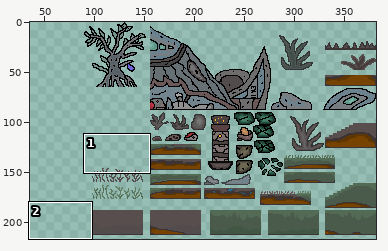
A sprite sheet gets an edit: myOwnGame/Assets/Sprites/test_character/New_Graphic/items.png. The first picture is a wide view before the edit; the outline marks the close-up.
Close-up. Before:
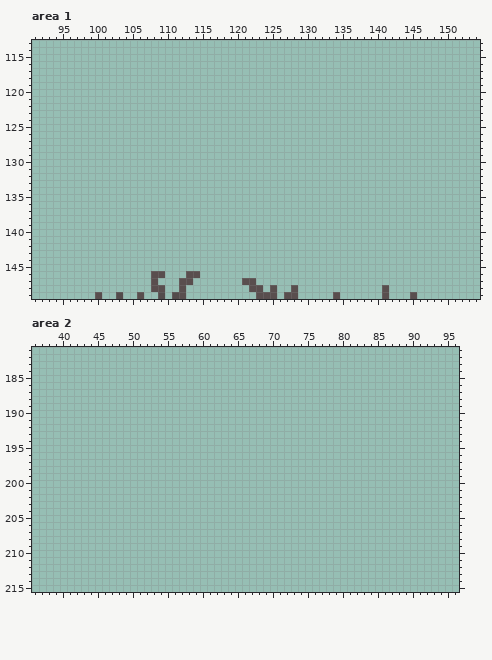
The file is 382x233 pixels. Pixels under 10% opacity are left out. Colours within 5 levels of each other are drawn and written as one. Shown: area 1: x 91..154, y 113..149; area 2: x 36..96, y 181..215. The wide view leaves out empty margins.
The same view after the edit:
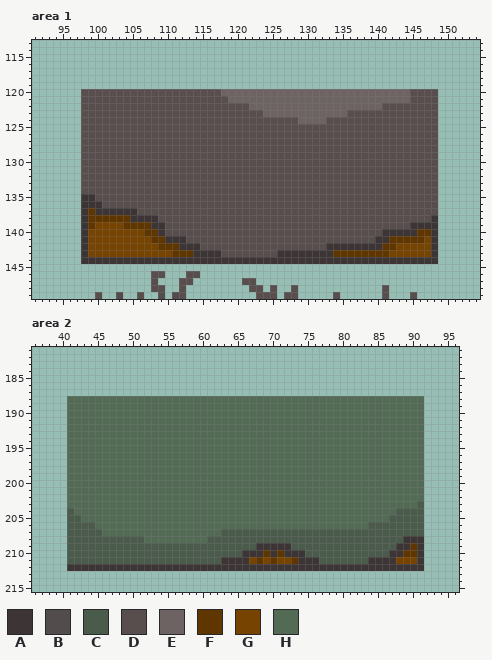
Palette (. is transparent): A #3d3535  B #534c4c  C #4a5b4c  D #594e4e  E #6d6363  F #603600  G #774300  H #536b55
From old to new:
--- area 1
@@ x 91..154 @@
 119 ................................................................
-120 ................................................................
-121 ................................................................
-122 ................................................................
-123 ................................................................
-124 ................................................................
-125 ................................................................
-126 ................................................................
-127 ................................................................
-128 ................................................................
-129 ................................................................
-130 ................................................................
-131 ................................................................
-132 ................................................................
-133 ................................................................
-134 ................................................................
-135 ................................................................
-136 ................................................................
-137 ................................................................
-138 ................................................................
-139 ................................................................
-140 ................................................................
-141 ................................................................
-142 ................................................................
-143 ................................................................
-144 ................................................................
+120 .......DDDDDDDDDDDDDDDDDDDDEEEEEEEEEEEEEEEEEEEEEEEEEEEDDDD......
+121 .......DDDDDDDDDDDDDDDDDDDDDEEEEEEEEEEEEEEEEEEEEEEEEEEDDDD......
+122 .......DDDDDDDDDDDDDDDDDDDDDDDDEEEEEEEEEEEEEEEEEEEDDDDDDDD......
+123 .......DDDDDDDDDDDDDDDDDDDDDDDDDDEEEEEEEEEEEEDDDDDDDDDDDDD......
+124 .......DDDDDDDDDDDDDDDDDDDDDDDDDDDDDDDEEEEDDDDDDDDDDDDDDDD......
+125 .......DDDDDDDDDDDDDDDDDDDDDDDDDDDDDDDDDDDDDDDDDDDDDDDDDDD......
+126 .......DDDDDDDDDDDDDDDDDDDDDDDDDDDDDDDDDDDDDDDDDDDDDDDDDDD......
+127 .......DDDDDDDDDDDDDDDDDDDDDDDDDDDDDDDDDDDDDDDDDDDDDDDDDDD......
+128 .......DDDDDDDDDDDDDDDDDDDDDDDDDDDDDDDDDDDDDDDDDDDDDDDDDDD......
+129 .......DDDDDDDDDDDDDDDDDDDDDDDDDDDDDDDDDDDDDDDDDDDDDDDDDDD......
+130 .......DDDDDDDDDDDDDDDDDDDDDDDDDDDDDDDDDDDDDDDDDDDDDDDDDDD......
+131 .......DDDDDDDDDDDDDDDDDDDDDDDDDDDDDDDDDDDDDDDDDDDDDDDDDDD......
+132 .......DDDDDDDDDDDDDDDDDDDDDDDDDDDDDDDDDDDDDDDDDDDDDDDDDDD......
+133 .......DDDDDDDDDDDDDDDDDDDDDDDDDDDDDDDDDDDDDDDDDDDDDDDDDDD......
+134 .......DDDDDDDDDDDDDDDDDDDDDDDDDDDDDDDDDDDDDDDDDDDDDDDDDDD......
+135 .......AADDDDDDDDDDDDDDDDDDDDDDDDDDDDDDDDDDDDDDDDDDDDDDDDD......
+136 .......AAADDDDDDDDDDDDDDDDDDDDDDDDDDDDDDDDDDDDDDDDDDDDDDDD......
+137 .......AFAAAAAADDDDDDDDDDDDDDDDDDDDDDDDDDDDDDDDDDDDDDDDDDD......
+138 .......AFFFFFFAAAADDDDDDDDDDDDDDDDDDDDDDDDDDDDDDDDDDDDDDDA......
+139 .......AFGGGGFFFFAADDDDDDDDDDDDDDDDDDDDDDDDDDDDDDDDDDDAAAA......
+140 .......AGGGGGGGGFFADDDDDDDDDDDDDDDDDDDDDDDDDDDDDDDAAAAAFFA......
+141 .......AGGGGGGGGGFFAAADDDDDDDDDDDDDDDDDDDDDDDDDDDAAFFFFFGA......
+142 .......AGGGGGGGGGGFFFAAADDDDDDDDDDDDDDDDDDAAAAAAAAFFGGGGGA......
+143 .......AGGGGGGGGGGGGFFFAAAADDDDDDDDAAAAAAAAFFFFFFFFGGGGGGA......
+144 .......AAAAAAAAAAAAAAAAAAAAAAAAAAAAAAAAAAAAAAAAAAAAAAAAAAA......
 145 ................................................................
--- area 2
@@ x 36..96 @@
 187 .............................................................
-188 .............................................................
-189 .............................................................
-190 .............................................................
-191 .............................................................
-192 .............................................................
-193 .............................................................
-194 .............................................................
-195 .............................................................
-196 .............................................................
-197 .............................................................
-198 .............................................................
-199 .............................................................
-200 .............................................................
-201 .............................................................
-202 .............................................................
-203 .............................................................
-204 .............................................................
-205 .............................................................
-206 .............................................................
-207 .............................................................
-208 .............................................................
-209 .............................................................
-210 .............................................................
-211 .............................................................
-212 .............................................................
+188 .....HHHHHHHHHHHHHHHHHHHHHHHHHHHHHHHHHHHHHHHHHHHHHHHHHHH.....
+189 .....HHHHHHHHHHHHHHHHHHHHHHHHHHHHHHHHHHHHHHHHHHHHHHHHHHH.....
+190 .....HHHHHHHHHHHHHHHHHHHHHHHHHHHHHHHHHHHHHHHHHHHHHHHHHHH.....
+191 .....HHHHHHHHHHHHHHHHHHHHHHHHHHHHHHHHHHHHHHHHHHHHHHHHHHH.....
+192 .....HHHHHHHHHHHHHHHHHHHHHHHHHHHHHHHHHHHHHHHHHHHHHHHHHHH.....
+193 .....HHHHHHHHHHHHHHHHHHHHHHHHHHHHHHHHHHHHHHHHHHHHHHHHHHH.....
+194 .....HHHHHHHHHHHHHHHHHHHHHHHHHHHHHHHHHHHHHHHHHHHHHHHHHHH.....
+195 .....HHHHHHHHHHHHHHHHHHHHHHHHHHHHHHHHHHHHHHHHHHHHHHHHHHH.....
+196 .....HHHHHHHHHHHHHHHHHHHHHHHHHHHHHHHHHHHHHHHHHHHHHHHHHHH.....
+197 .....HHHHHHHHHHHHHHHHHHHHHHHHHHHHHHHHHHHHHHHHHHHHHHHHHHH.....
+198 .....HHHHHHHHHHHHHHHHHHHHHHHHHHHHHHHHHHHHHHHHHHHHHHHHHHH.....
+199 .....HHHHHHHHHHHHHHHHHHHHHHHHHHHHHHHHHHHHHHHHHHHHHHHHHHH.....
+200 .....HHHHHHHHHHHHHHHHHHHHHHHHHHHHHHHHHHHHHHHHHHHHHHHHHHH.....
+201 .....HHHHHHHHHHHHHHHHHHHHHHHHHHHHHHHHHHHHHHHHHHHHHHHHHHH.....
+202 .....HHHHHHHHHHHHHHHHHHHHHHHHHHHHHHHHHHHHHHHHHHHHHHHHHHH.....
+203 .....HHHHHHHHHHHHHHHHHHHHHHHHHHHHHHHHHHHHHHHHHHHHHHHHHHC.....
+204 .....CHHHHHHHHHHHHHHHHHHHHHHHHHHHHHHHHHHHHHHHHHHHHHHCCCC.....
+205 .....CCHHHHHHHHHHHHHHHHHHHHHHHHHHHHHHHHHHHHHHHHHHHHCCCCC.....
+206 .....CCCCHHHHHHHHHHHHHHHHHHHHHHHHHHHHHHHHHHHHHHHCCCCCCCC.....
+207 .....CCCCCHHHHHHHHHHHHHHHHHCCCCCCCCCCCCCCCCCCCCCCCCCCCCC.....
+208 .....CCCCCCCCCCCHHHHHHHHHCCCCCCCCCCCCCCCCCCCCCCCCCCCCAAA.....
+209 .....CCCCCCCCCCCCCCCCCCCCCCCCCCCAAAAACCCCCCCCCCCCCCCAAFA.....
+210 .....CCCCCCCCCCCCCCCCCCCCCCCCCAAAFAFAAACCCCCCCCCCCCAAFFA.....
+211 .....CCCCCCCCCCCCCCCCCCCCCCAAAAGFGFGGFAAACCCCCCCAAAAGGGA.....
+212 .....AAAAAAAAAAAAAAAAAAAAAAAAAAAAAAAAAAAAAAAAAAAAAAAAAAA.....
 213 .............................................................
Pixel boxes of the changes (left, top, right, bottom) in both close-ups:
added: (81, 89, 438, 264)
added: (67, 396, 424, 571)
